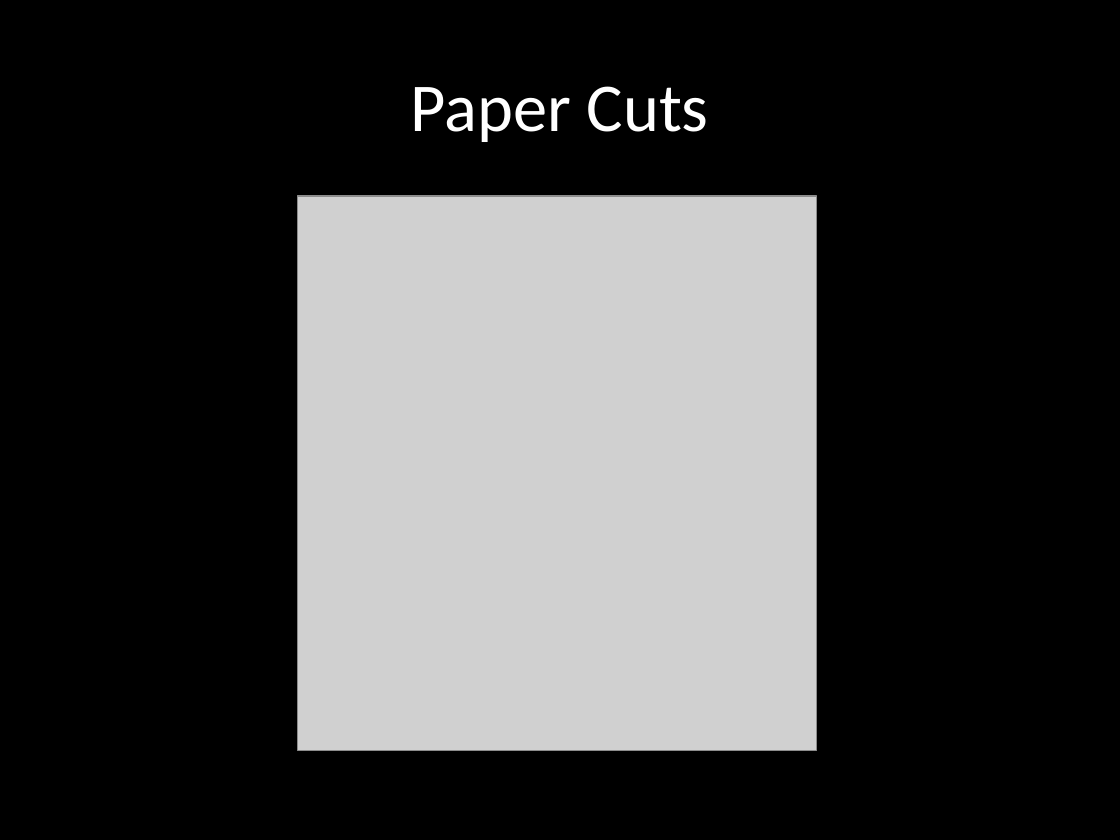
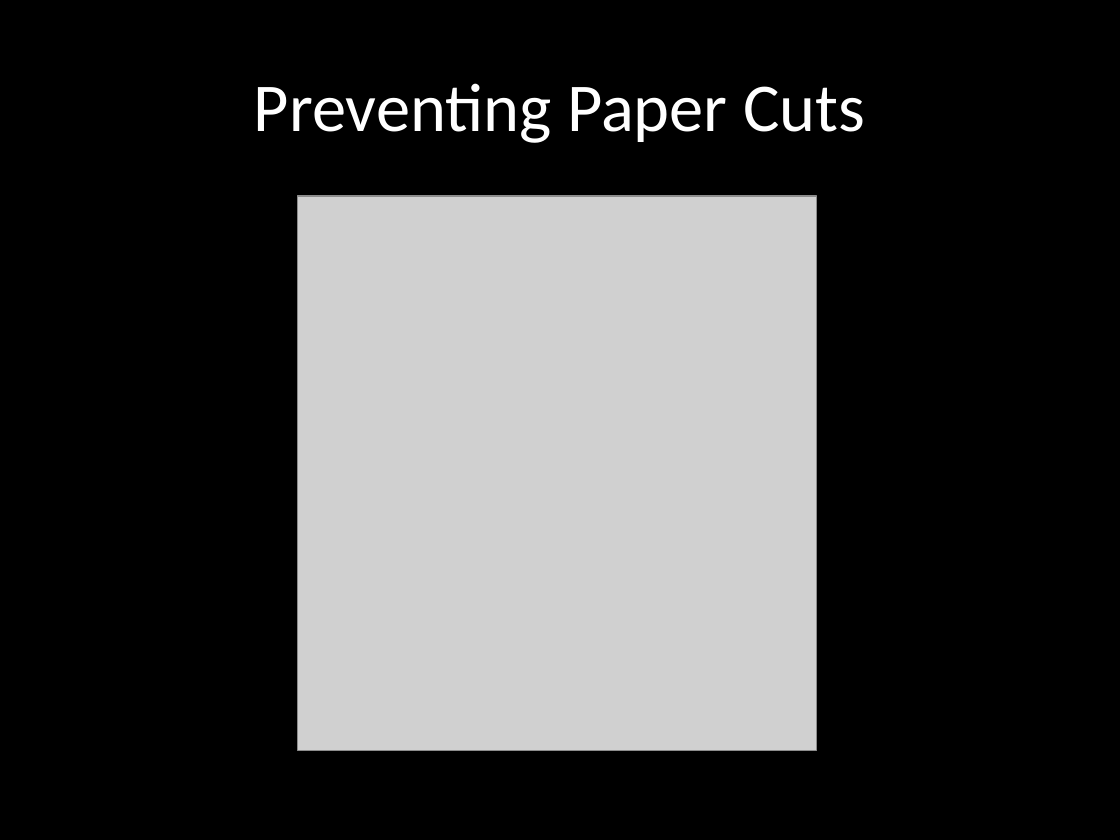
Before and after one commit to diego04/3ds-max-cloth-presentation, a slide deck: slide 7 of Cloth Presentation; not finished.pptx (slide 6 before the commit). Drawn at 1120x840 pixels with LibreOffice and Linux fonts; fonts in the diff are those of the drawing; grey boxes stand for pictures. Boxes give left, top, right and bottom in pixels: in the first picture for what was removed or moved away, otherwise in the second. Text is boxed around its words. In the diff, an @@ line names an element or a change of style, - is before the commit and + after.

```diff
--- a/Cloth Presentation; not finished.pptx
+++ b/Cloth Presentation; not finished.pptx
@@ title at (x1=254, y1=83, x2=865, y2=143): text changed @@
-Paper Cuts
+Preventing Paper Cuts
```
Also in this commit, not shown: 4 other slides changed, 3 slides added, 1 slide removed.
